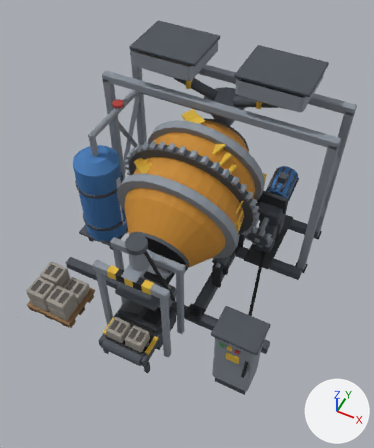
An edit to the glTF model export/unity/betonniere_t2.glb, drawn before and after from the same camera.
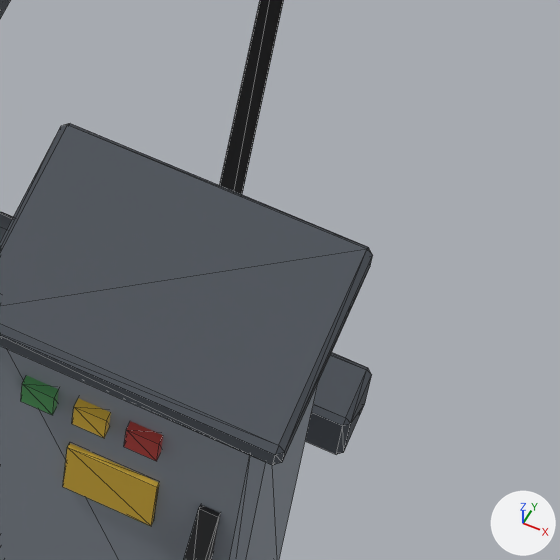
The first picture shows the older version from a 50 mm camera at (0.94, -1.8, 2.75) aimed at (0.07, -0.06, 0.57). The close-ups show the older and then the newer version on the part from 58% to 80% of the width and 64% to 82% of the height of that picture. Only the edits that show in the close-ups are written down. Every picture has the same lights, and +X, +Y and +Z are marked at lower right. The close-ups show mesh edges as thin lines. Vertices at exactly the same position are counted once.

Objects in the first close-up: 'armoire.008', 'armoire_toit.008', 'pieces_acier_sombre.015', 'pieces_jaune.015', 'pieces_noir.015', 'pieces_rouge.015', 'pieces_vert.010'.
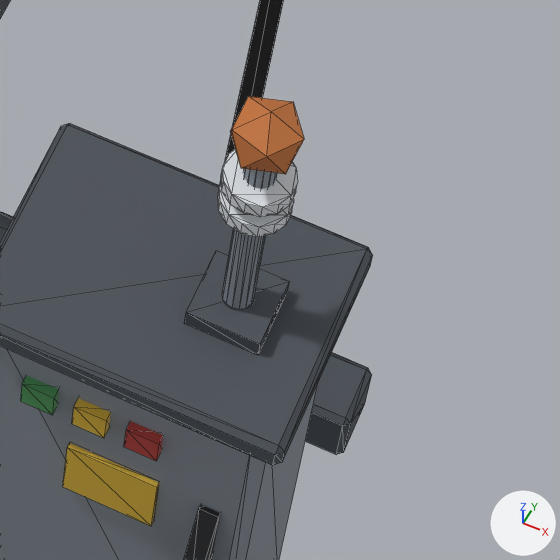
Location of each change, [x1, y1, x2, y2] in pixels of the close-ups (560 x 560 px):
'pieces_cuivre.015', added (orange)
    after: [230, 96, 304, 174]
'pieces_blanc.010', added
    after: [218, 149, 298, 237]
'pieces_acier.015', reshaped (not visible before)
    after: [222, 169, 277, 311]
part 2 of me_pieces_acier_sombre_086, added
    after: [185, 250, 290, 355]

Edits to the bpy script that builds the scene:
```text
Add mat_cuivre:
    mat_cuivre = principled_material('cuivre')
    mat_cuivre.base_color = (0.552, 0.175, 0.0437)  # orange #c4743b
    mat_cuivre.roughness = 0.75
Change me_pieces_acier_086:
    used by ob_pieces_acier_015; location = (0.0, 0.0, 0.0)
    remove me_pieces_acier_086.from_pydata(...)  # 620 vertices, 1104 faces; spans x -0.705..0.705, y -0.722..0.735, z 0.0..1.075
    add me_pieces_acier_086.from_pydata(...)  # 648 vertices, 1156 faces; spans x -0.705..0.705, y -0.722..0.735, z 0.0..1.075
    me_pieces_acier_086 part 1: a new loose piece, a 14-sided cylinder along z spanning x 0.629..0.651, y -0.536..-0.514, z 0.56..0.745, in mat_acier (grey #8a929c)
Change me_pieces_acier_sombre_086:
    used by ob_pieces_acier_sombre_015; location = (0.0, 0.0, 0.0)
    remove me_pieces_acier_sombre_086.from_pydata(...)  # 728 vertices, 1272 faces; spans x -0.74..0.7, y -0.75..0.73, z 0.0..1.276
    add me_pieces_acier_sombre_086.from_pydata(...)  # 736 vertices, 1284 faces; spans x -0.74..0.7, y -0.75..0.73, z 0.0..1.276
    me_pieces_acier_sombre_086 part 2: a new loose piece, a box spanning x 0.613..0.667, y -0.552..-0.497, z 0.545..0.56, in mat_acier_sombre (dark grey #4a5058)
Add me_pieces_cuivre_019:
    me_pieces_cuivre_019.from_pydata(...)  # an icosphere of 20 faces spanning x 0.6154..0.6646, y -0.5484..-0.5016, z 0.7375..0.7925
    me_pieces_cuivre_019.materials.append(mat_cuivre)  # orange #c4743b
Add me_pieces_blanc_015:
    me_pieces_blanc_015.from_pydata(...)  # 64 vertices, 116 faces; spans x -0.462..0.664, y -0.55..0.075, z 0.2..0.718
    me_pieces_blanc_015.materials.append(mat_blanc)  # white #dfe3e8
Add ob_pieces_cuivre_015:
    ob_pieces_cuivre_015 = bpy.data.objects.new('pieces_cuivre.015', me_pieces_cuivre_019)
    ob_pieces_cuivre_015.location = (0.0, 0.0, 0.0)
Add ob_pieces_blanc_010:
    ob_pieces_blanc_010 = bpy.data.objects.new('pieces_blanc.010', me_pieces_blanc_015)
    ob_pieces_blanc_010.location = (0.0, 0.0, 0.0)
```
